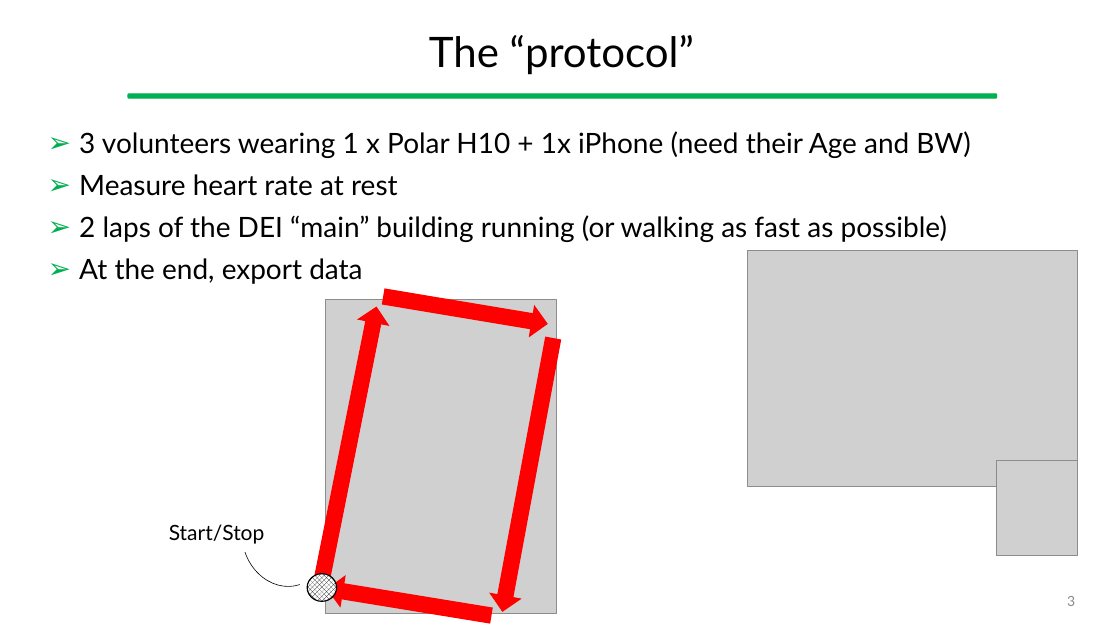
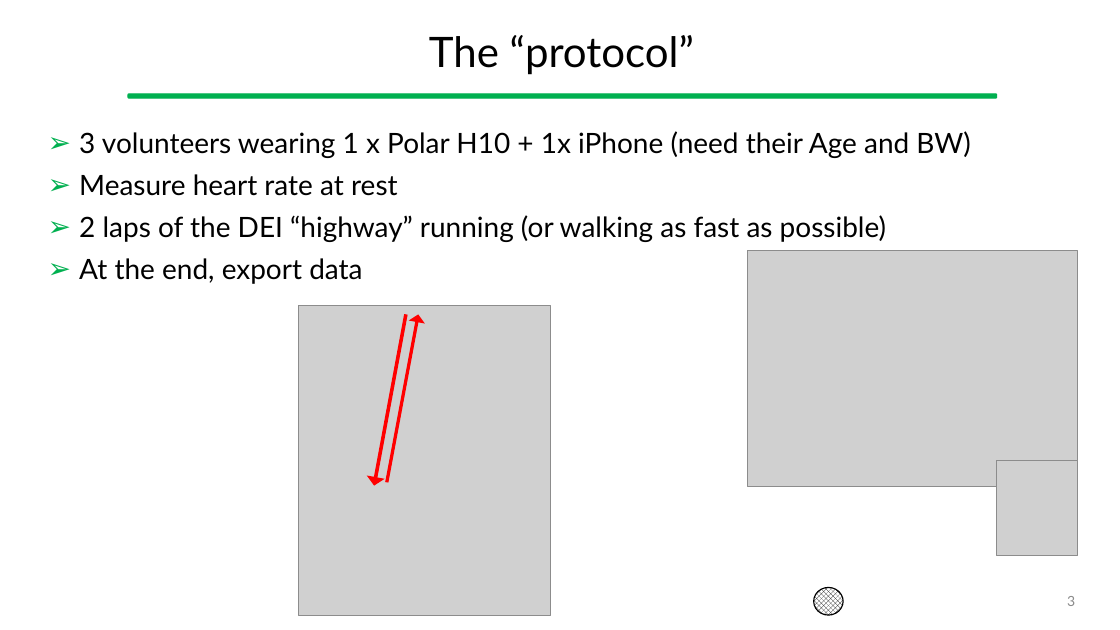
Before and after one commit to gcappon/bwthw, a slide deck: slide 3 of lesson_24-symposium/lesson_24-symposium.pptx. Drawn at 1120x630 pixels with LibreOffice and Linux fonts; fonts in the diff are those of the drawing; grey boxes stand for pictures. Boxes give left, top, right and bottom in pixels: in the first picture for what was removed or moved away, otherwise in the second. Text is boxed around its words. In the diff, an @@ line names an element or a change of style, - is before the commit and + after.

```diff
--- a/lesson_24-symposium/lesson_24-symposium.pptx
+++ b/lesson_24-symposium/lesson_24-symposium.pptx
@@ text at (79,215,886,242): text changed @@
-➢ 2 laps of the DEI “main” building running (or walking as fast as possible)
+➢ 2 laps of the DEI “highway” running (or walking as fast as possible)
@@ down arrow removed at (381,282,550,339) @@
@@ picture: place and size @@
-picture at (325,299,556,614)
+picture at (299,305,550,615)
@@ down arrow at (367,313,413,486): proportions changed; rotation 191 to 10 degrees @@
@@ down arrow added at (380,314,425,483), fill #FF0000, outline #FF0000 1 pt @@
@@ down arrow removed at (488,336,568,614) @@
@@ text removed at (169,524,265,544) @@
-Start/Stop
@@ down arrow removed at (325,574,493,630) @@
@@ ellipse: place and size @@
-ellipse at (308,574,337,602)
+ellipse at (814,587,844,615)
@@ arc (boxed as its full ellipse): place and size @@
-arc (boxed as its full ellipse) at (230,480,339,598)
+arc (boxed as its full ellipse) at (16,601,126,630)
```
Also in this commit, not shown: 1 other file.
